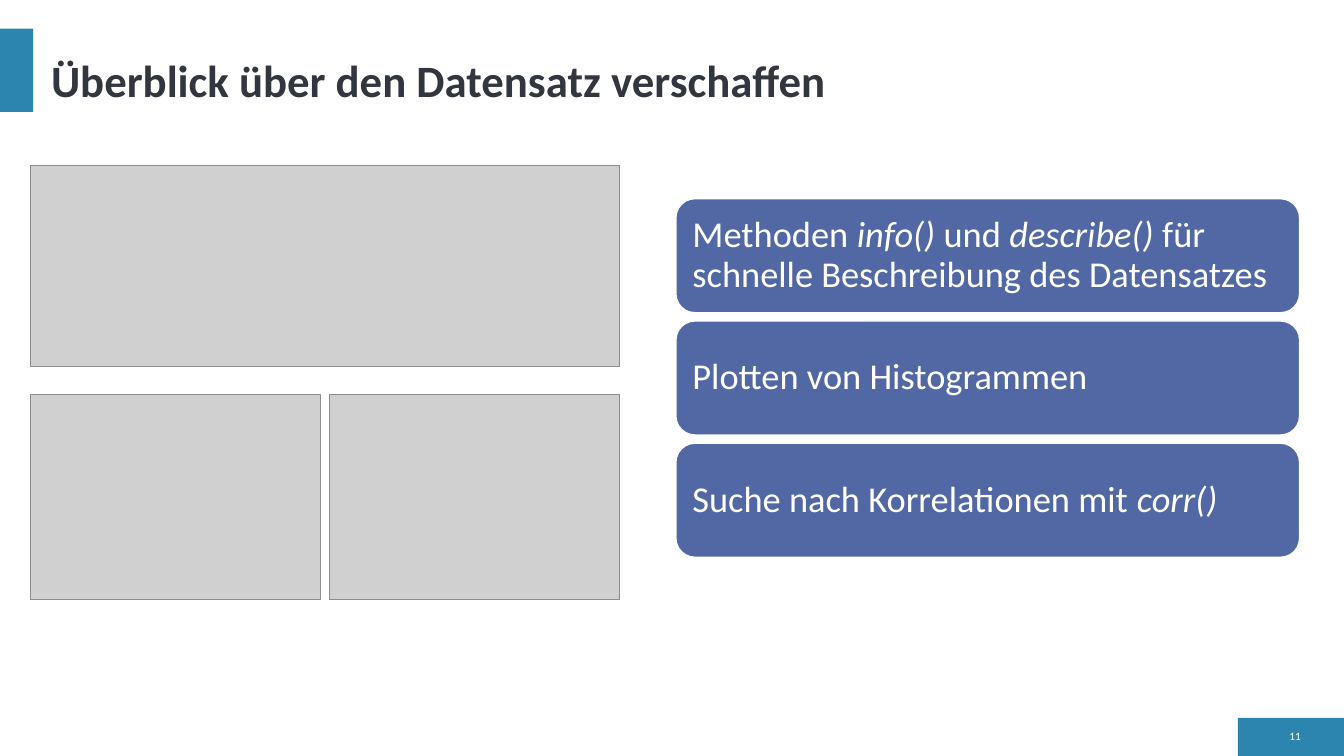
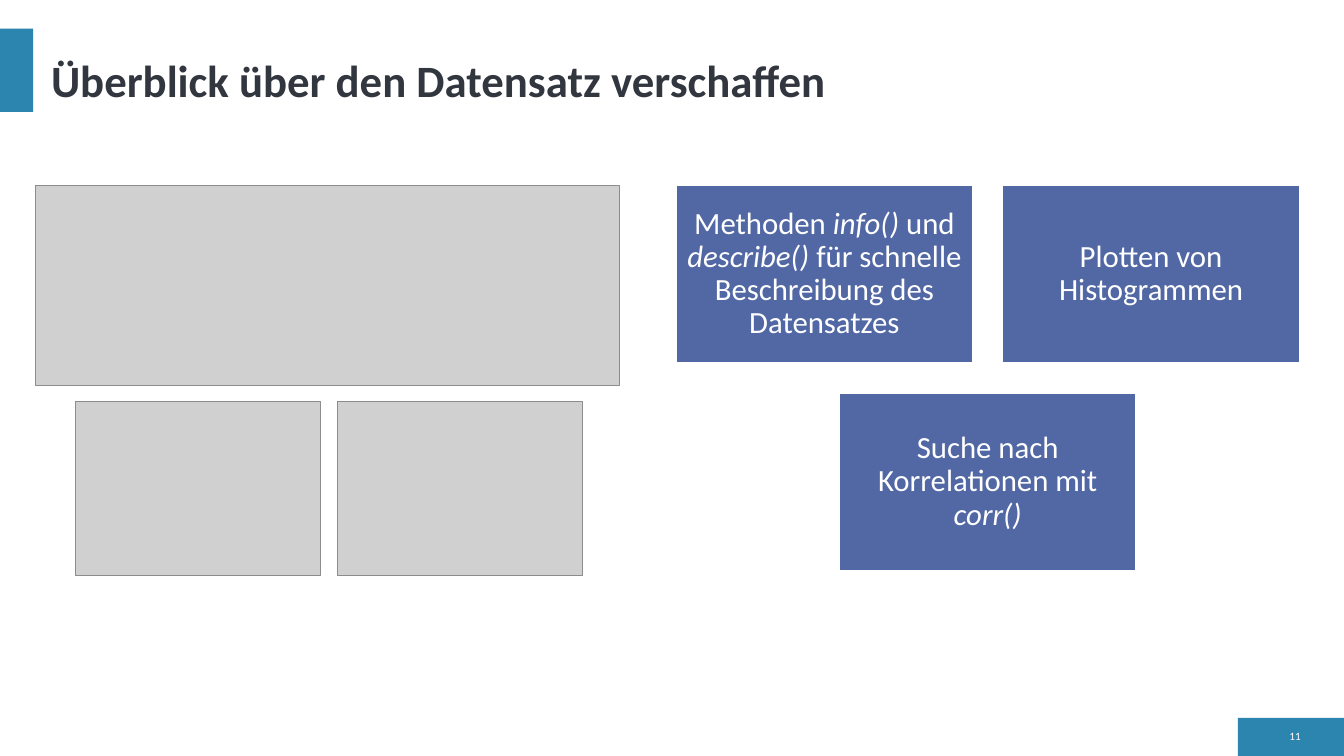
Before and after one commit to LennartFertig/DataExploration_HousePriceSeattle, a slide deck: slide 11 of project_presentation_Insight_Explorers.pptx. Drawn at 1344x756 pixels with LibreOffice and Linux fonts; fonts in the diff are those of the drawing; grey boxes stand for pictures. Boxes give left, top, right and bottom in pixels: in the first picture for what was removed or moved away, otherwise in the second. Text is boxed around its words. In the diff, an @@ line names an element or a change of style, - is before the commit and + after.

```diff
--- a/project_presentation_Insight_Explorers.pptx
+++ b/project_presentation_Insight_Explorers.pptx
@@ picture: place and size @@
-picture at box(30, 165, 619, 367)
+picture at box(35, 186, 620, 385)
@@ text "Methoden info() und describe() für ...": place and size @@
-text "Methoden info() und describe() für ..." at box(692, 220, 1267, 293)
+text "Methoden info() und describe() für ..." at box(687, 211, 961, 333)
@@ rounded rectangle removed at box(677, 199, 1301, 313) @@
@@ rectangle added at box(677, 186, 974, 364), fill #5268A5, outline #FFFFFF 1 pt @@
@@ size 26 to 22 pt; alignment left to centre; less space between paragraphs in 3 elements at box(878, 436, 1097, 529), box(687, 211, 961, 333), box(1059, 245, 1243, 306) @@
@@ text "Plotten von Histogrammen": place and size @@
-text "Plotten von Histogrammen" at box(692, 363, 1088, 395)
+text "Plotten von Histogrammen" at box(1059, 245, 1243, 306)
@@ rectangle added at box(1003, 186, 1301, 364), fill #5268A5, outline #FFFFFF 1 pt @@
@@ rounded rectangle removed at box(677, 321, 1301, 435) @@
@@ picture: place and size @@
-picture at box(30, 394, 320, 600)
+picture at box(76, 401, 321, 575)
@@ picture: place and size @@
-picture at box(330, 394, 619, 600)
+picture at box(338, 401, 583, 575)
@@ text "Suche nach Korrelationen mit corr()": place and size @@
-text "Suche nach Korrelationen mit corr()" at box(692, 485, 1217, 517)
+text "Suche nach Korrelationen mit corr()" at box(878, 436, 1097, 529)
@@ rectangle added at box(840, 393, 1137, 572), fill #5268A5, outline #FFFFFF 1 pt @@
@@ rounded rectangle removed at box(677, 444, 1301, 558) @@
```
Also in this commit, not shown: 6 other slides changed, 1 other file.
